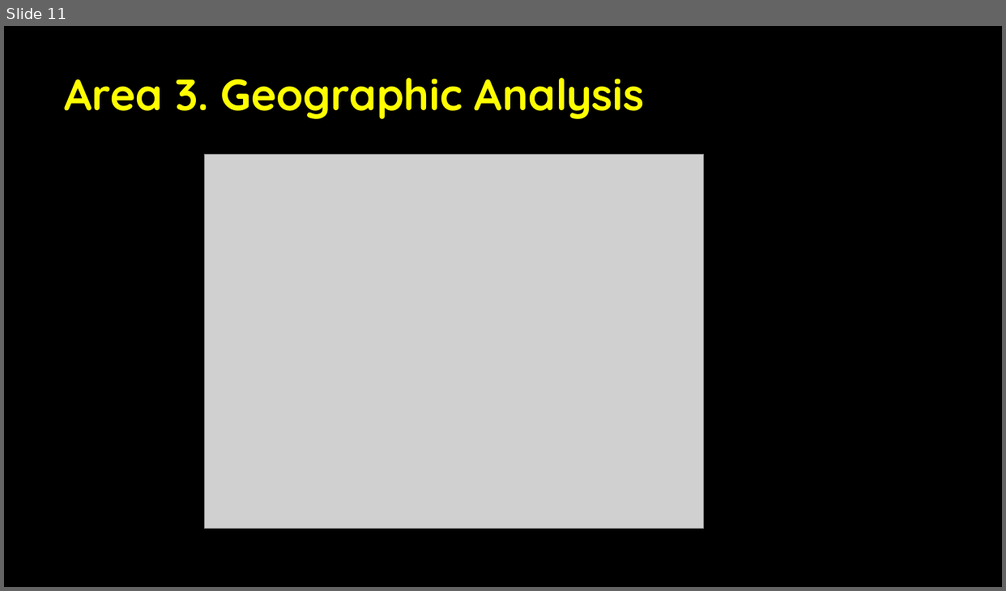
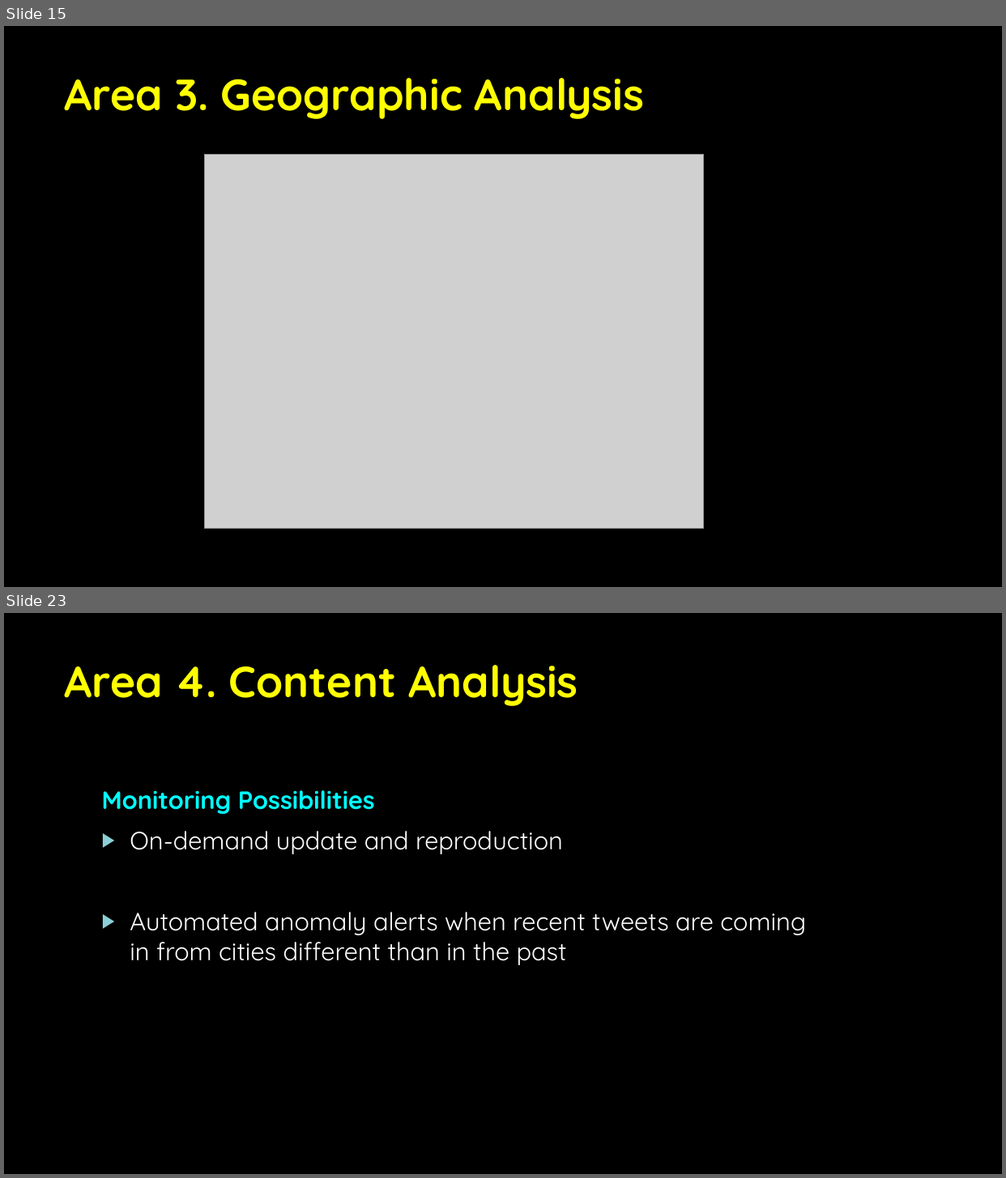
Before and after one commit to Luke-Patterson/BPCIA, a slide deck: BPCI Twitter Analysis Slides.pptx. Shown one above the other, each under a label of ours: slide 11 before the commit, slides 15 and 23 after it; the slides between them are not shown. The pictures are 1006x591 and 1006x1178 pixels, drawn with LibreOffice and Linux fonts; fonts in the diff are those of the drawing; grey boxes stand for pictures; background and template pictures are left out. Boxes give left, top, right and bottom in pixels: in the first picture for what was removed or moved away, otherwise in the second. Text is boxed around its words. In the diff, an @@ line names an element or a change of style, - is before the commit and + after.

```diff
--- a/BPCI Twitter Analysis Slides.pptx
+++ b/BPCI Twitter Analysis Slides.pptx
@@ slide 23 added at <box>4,613,1002,1174</box>, background picture (left out) @@
@@ title added at <box>65,665,578,706</box>, 42 pt, text #FFFF00, bold @@
+Area 4. Content Analysis
@@ text added at <box>102,790,806,965</box>, 24 pt, text #FFFFFF @@
+Monitoring Possibilities
+▶ On-demand update and reproduction
+▶ Automated anomaly alerts when recent tweets are coming in from cities different than in the past
@@ what was slide 11 is now slide 15 @@
```
Also in this commit, not shown: 2 slides changed, 10 other slides added, 40 other files.
